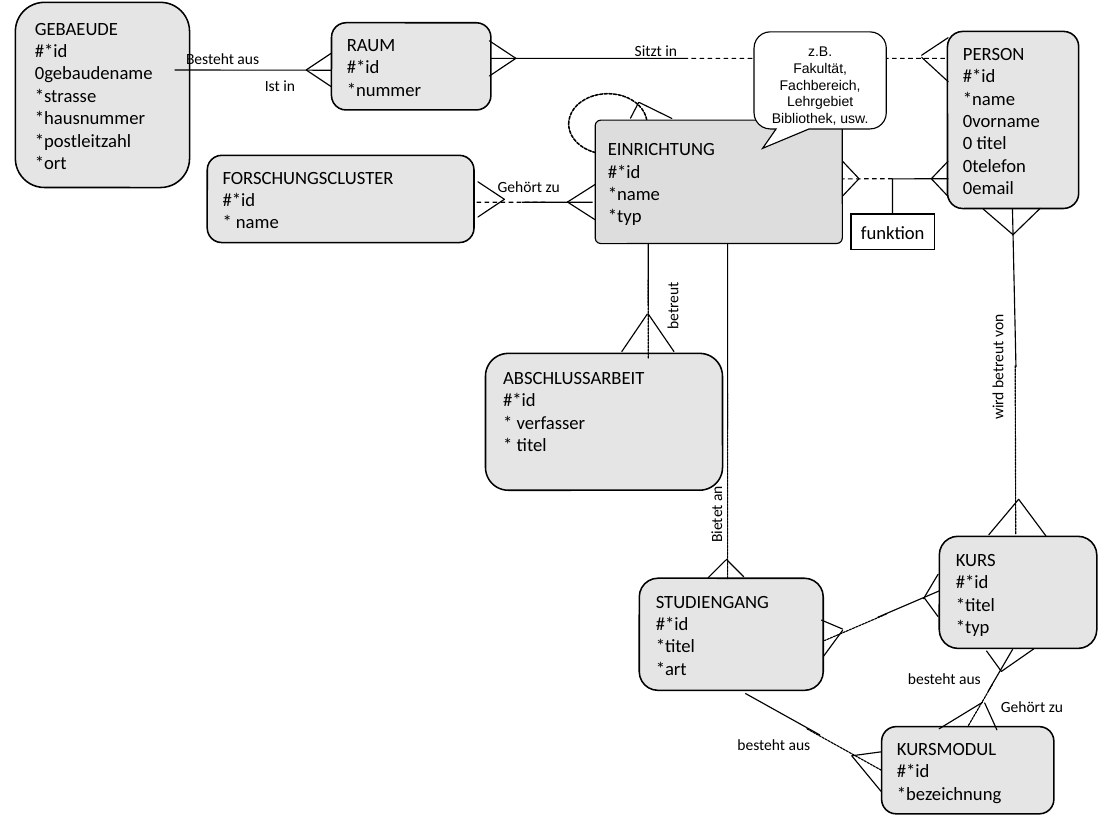
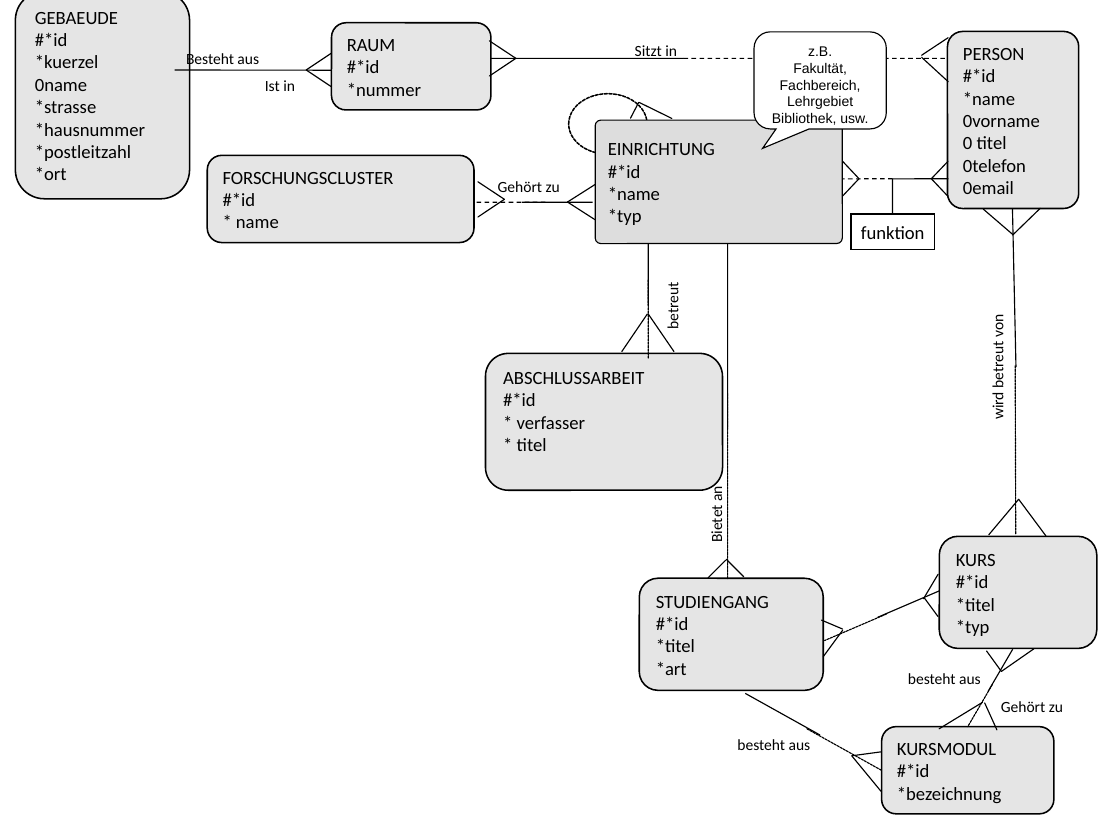
Before and after one commit to misthupper/fachpraktikum, a slide deck: slide 2 of fucms/sql/Aktuelles ER-Diagramm.ppt. Drawn at 1120x840 pixels with LibreOffice and Linux fonts; fonts in the diff are those of the drawing. Boxes give left, top, right and bottom in pixels: in the first picture for what was removed or moved away, otherwise in the second. Text is boxed around its words. In the diff, an @@ line names an element or a change of style, - is before the commit and + after.

```diff
--- a/fucms/sql/Aktuelles ER-Diagramm.ppt
+++ b/fucms/sql/Aktuelles ER-Diagramm.ppt
@@ freeform shape "GEBAEUDE": place and size @@
-freeform shape "GEBAEUDE" at bbox=[16, 2, 190, 187]
+freeform shape "GEBAEUDE" at bbox=[16, 0, 190, 198]
@@ text in freeform shape at bbox=[35, 54, 99, 91]: text changed @@
-0gebaudename
+*kuerzel
+0name
```
Also in this commit, not shown: 1 other file.
